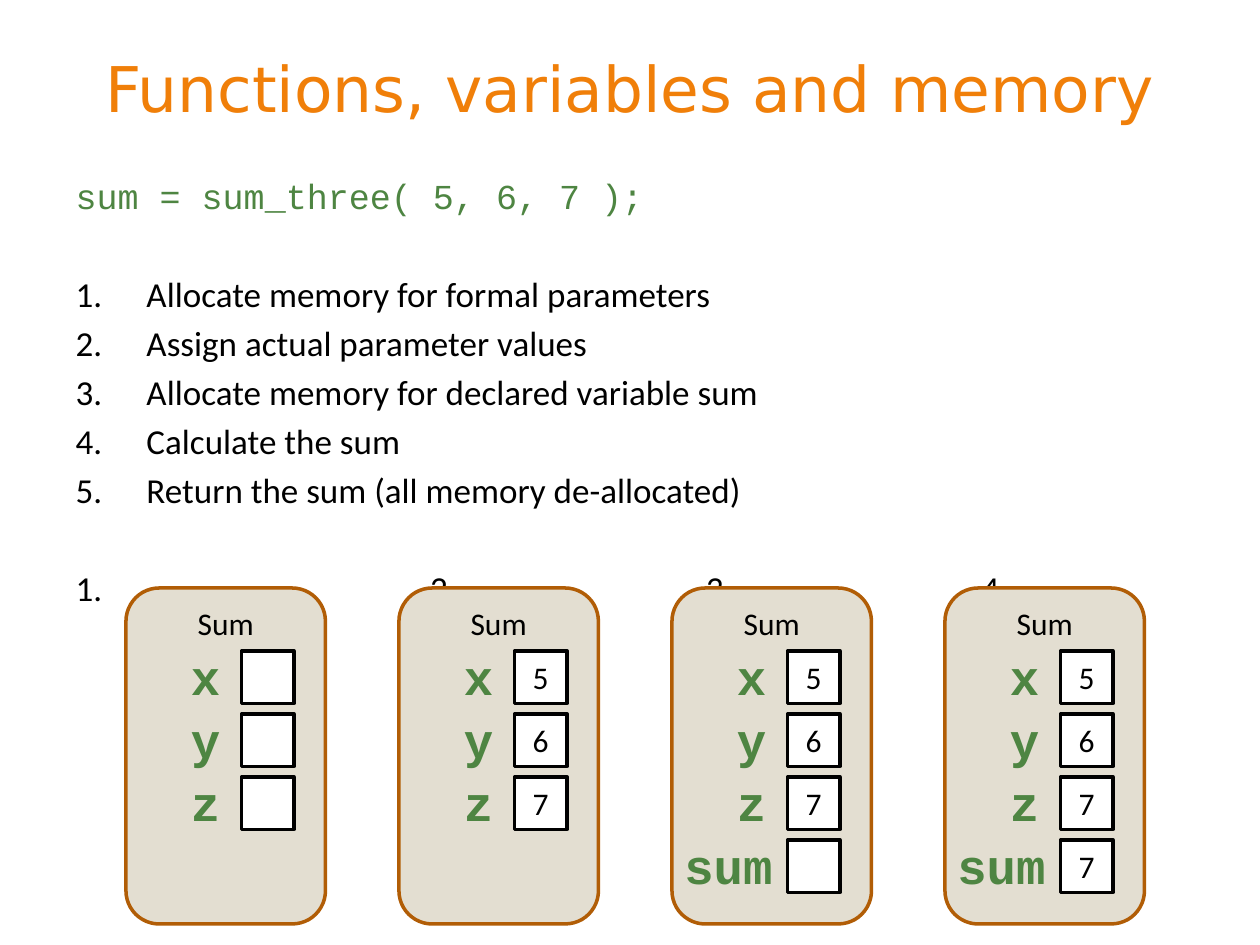
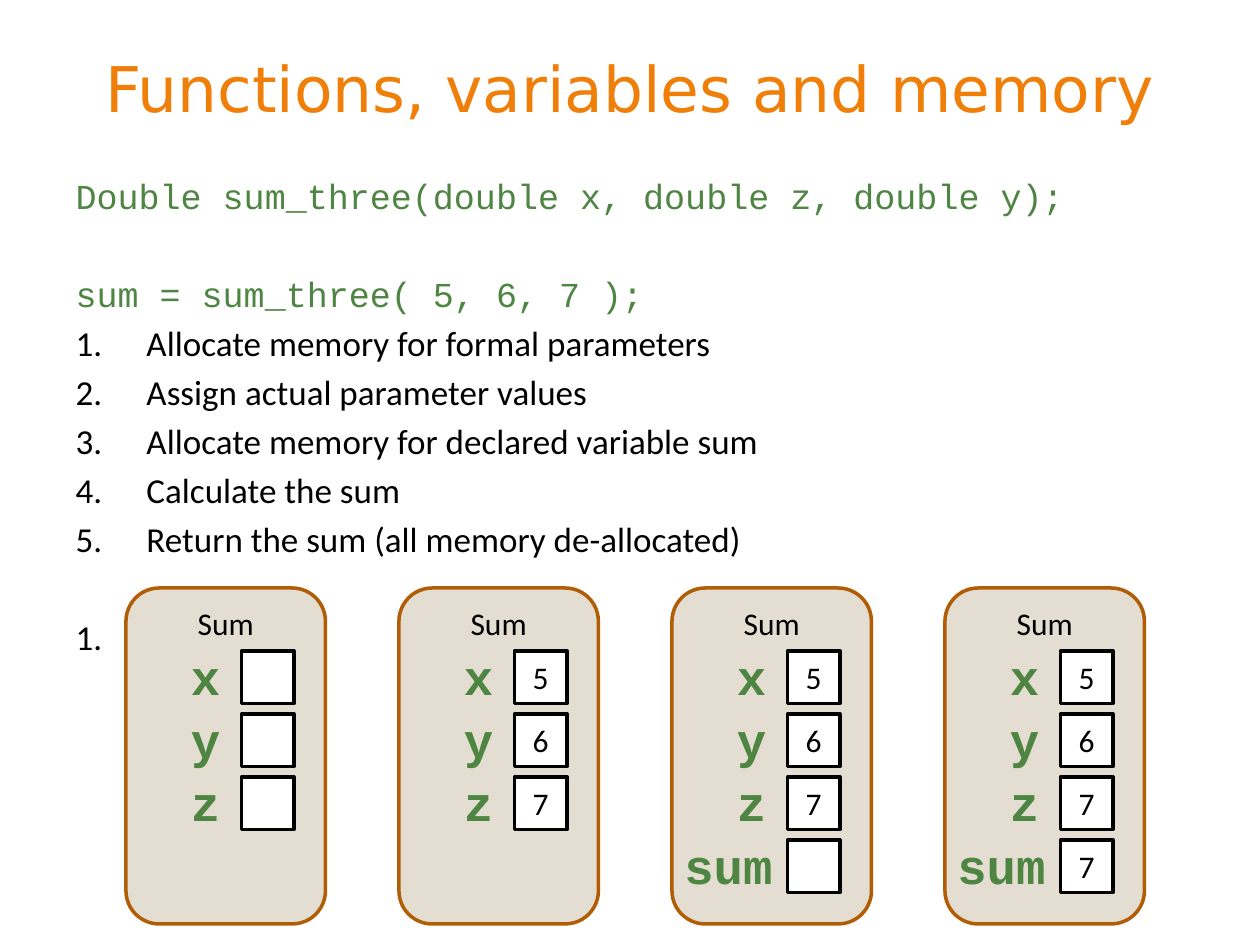
Before and after one commit to BeiyuLinCS/beiyulin.github.io, a slide deck: slide 13 of teach/spring_21/1370/slides/week6_2.pptx. Drawn at 1260x945 pixels with LibreOffice and Linux fonts; fonts in the diff are those of the drawing. Boxes give left, top, right and bottom in pixels: in the first picture for what was removed or moved away, otherwise in the second. Text is boxed around its words. In the diff, an @@ line names an element or a change of style, - is before the commit and + after.

```diff
--- a/teach/spring_21/1370/slides/week6_2.pptx
+++ b/teach/spring_21/1370/slides/week6_2.pptx
@@ text at [76, 184, 1064, 217]: paragraph added @@
+Double sum_three(double x, double z, double y);
```
Also in this commit, not shown: 1 other slide changed, 6 slides added, 12 other files.
